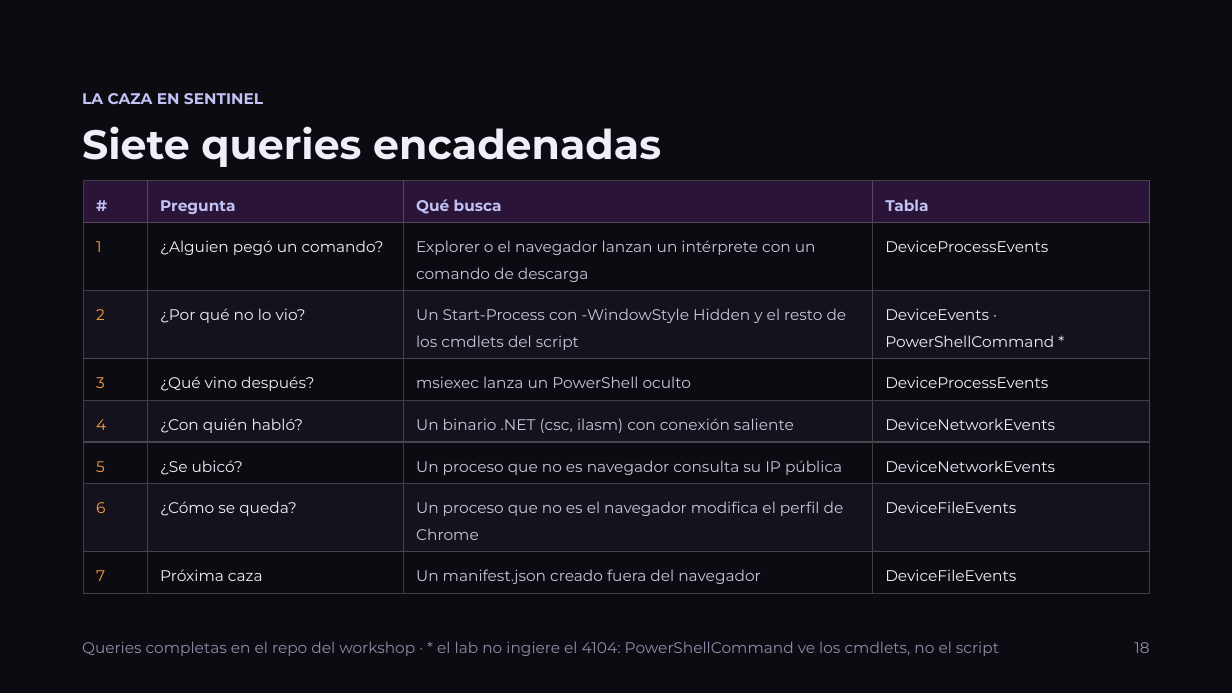
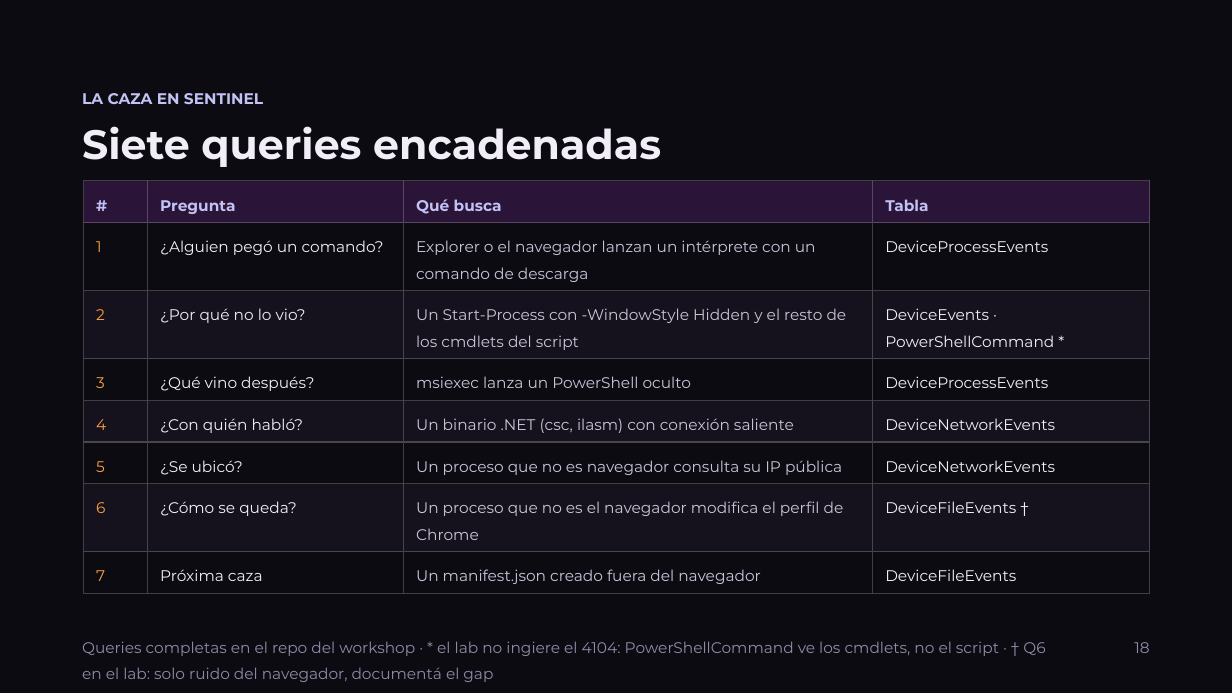
Before and after one commit to Ank1nskywalker/talks, a slide deck: slide 18 of 2026/DEATHCon 2026 - Writing the Incident Story/slides/Writing the Incident Story (ES).pptx. Drawn at 1232x693 pixels with LibreOffice and Linux fonts; fonts in the diff are those of the drawing. Boxes give left, top, right and bottom in pixels: in the first picture for what was removed or moved away, otherwise in the second. Text is boxed around its words. In the diff, an @@ line names an element or a change of style, - is before the commit and + after.

Commit message:
Slides: footnote de Q6 (gap en el lab) en la slide de queries encadenadas, ES/EN

```diff
--- a/2026/DEATHCon 2026 - Writing the Incident Story/slides/Writing the Incident Story (ES).pptx
+++ b/2026/DEATHCon 2026 - Writing the Incident Story/slides/Writing the Incident Story (ES).pptx
@@ table at (x1=83, y1=181, x2=1150, y2=588) @@
-row 7, column 4: DeviceFileEvents
+row 7, column 4: DeviceFileEvents †
@@ text at (x1=82, y1=641, x2=1045, y2=682): text changed @@
-Queries completas en el repo del workshop · * el lab no ingiere el 4104: PowerShellCommand ve los cmdlets, no el script
+Queries completas en el repo del workshop · * el lab no ingiere el 4104: PowerShellCommand ve los cmdlets, no el script · † Q6 en el lab: solo ruido del navegador, documentá el gap
```
Also in this commit, not shown: 3 other files.
